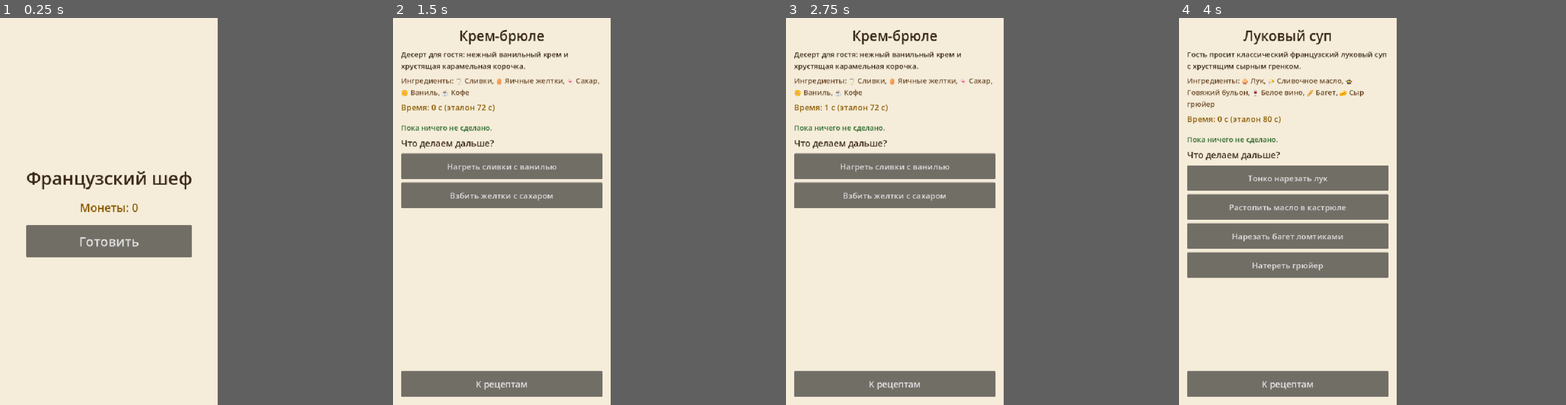
Above: before the commit, frames 1-4 (left to right).
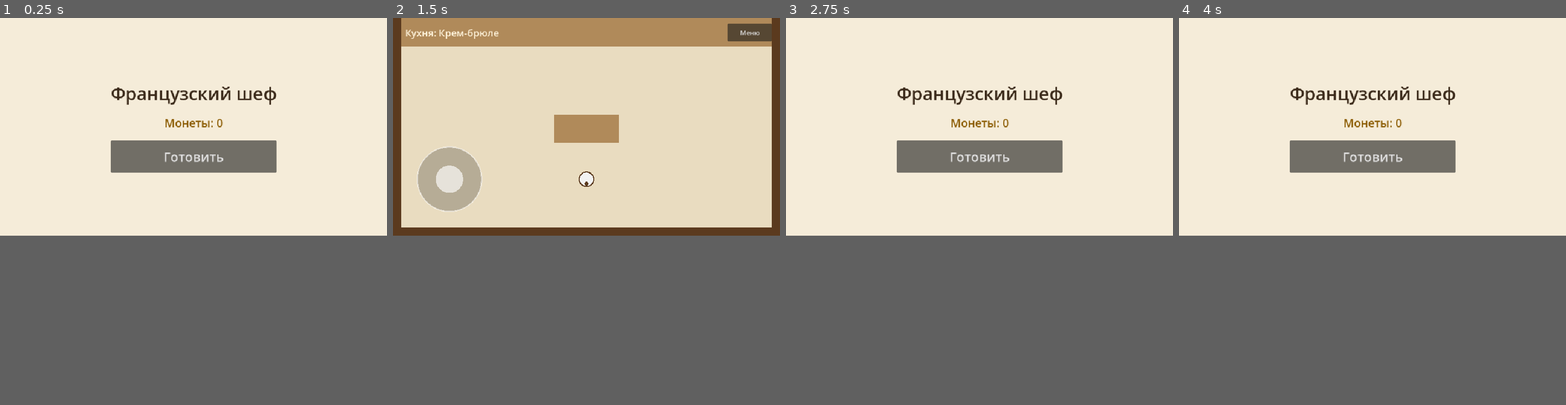
Above: after the commit, the same moments.

Repository: makedonski792-dot/Cheef-NAT
Game: Godot game, scene res://scenes/main_menu.tscn
Same seed, same stepped clock (60 frames per second), same inputs: the game is played once before the commit and once after it.
Inputs (mouse positions are in pixels of both pictures, inside the frame that each line leads up to):
- Up to frame 1 (0.25 s): no input
- Up to frame 2 (1.5 s): click "Готовить" at 0.5 s; click "Крем-брюле (награда от 45 мон…" at 1.25 s
- Up to frame 3 (2.75 s): click (987, 45) at 2 s, where only the run after the commit has a clickable "Меню"
- Up to frame 4 (4 s): click (1287, 385) at 2.75 s, where only the run before the commit has a clickable "К рецептам"; click (1287, 114) at 3.5 s, where only the run before the commit has a clickable "Луковый суп (награда от 40 мо…"
The window is 450x800 before the commit and 800x450 after it. Grey fills any space a smaller window leaves; there, only what the larger window draws over its background counts as a difference.

The runs differ from the first frame. In frame 1, 8.8% of the frame differs, in the area x 6-72%, y 17-62%; in frame 2, 39%, in the area x 0-100%, y 0-98%; in frame 3, 15%; in frame 4, 23%.

Commit message:
Кухня в стиле Overcooked: горизонтальный экран, повар, стены, экранный джойстик
Co-Authored-By: Claude Sonnet 5.5 <noreply@anthropic.com>

Diff:
--- a/project.godot
+++ b/project.godot
@@ -26,11 +26,11 @@
 
 [display]
 
-window/size/viewport_width=540
-window/size/viewport_height=960
+window/size/viewport_width=960
+window/size/viewport_height=540
 window/stretch/mode="canvas_items"
 window/stretch/aspect="expand"
-window/handheld/orientation=1
+window/handheld/orientation=0
 
 [rendering]
 
@@ -38,3 +38,8 @@
 textures/vram_compression/import_etc2_astc=true
 
 renderer/rendering_method="mobile"
+
+[input_devices]
+
+; Чтобы на Mac мышь работала как касание (проверка джойстика без телефона)
+pointing/emulate_touch_from_mouse=true
--- /dev/null
+++ b/scenes/kitchen.gd
@@ -0,0 +1,94 @@
+extends Node2D
+# Кухня, как в Overcooked: вид сверху, повар бегает между столами.
+# Размер кухни 960x540 (горизонтальный экран).
+
+const KITCHEN_SIZE := Vector2(960, 540)
+
+var chef: Chef
+var joystick: ScreenJoystick
+
+
+func _ready() -> void:
+	_build_floor_and_walls()
+
+	# Повар
+	chef = Chef.new()
+	chef.position = Vector2(480, 400)
+	chef.z_index = 10
+	add_child(chef)
+
+	_build_interface()
+
+
+# Пол, стены и столы. Всё, что рисуем как блок, ещё и не пускает повара.
+func _build_floor_and_walls() -> void:
+	# Огромный тёмный фон (виден, если экран шире кухни) и сам пол
+	_add_floor(Rect2(-2000, -2000, 5000, 5000), Color("2b2018"))
+	_add_floor(Rect2(Vector2.ZERO, KITCHEN_SIZE), Color("e9dcc0"))
+
+	var wall_color := Color("5b3a1e")
+	var counter_color := Color("b08a5a")
+	_add_block(Rect2(0, 0, 960, 70), counter_color)       # длинный стол у верхней стены
+	_add_block(Rect2(0, 520, 960, 20), wall_color)        # нижняя стена
+	_add_block(Rect2(0, 0, 20, 540), wall_color)          # левая стена
+	_add_block(Rect2(940, 0, 20, 540), wall_color)        # правая стена
+	_add_block(Rect2(400, 240, 160, 70), counter_color)   # остров посередине
+
+
+func _add_floor(rect: Rect2, color: Color) -> void:
+	var floor_rect := ColorRect.new()
+	floor_rect.position = rect.position
+	floor_rect.size = rect.size
+	floor_rect.color = color
+	add_child(floor_rect)
+
+
+# Блок с видимой картинкой и твёрдой коллизией
+func _add_block(rect: Rect2, color: Color) -> void:
+	var body := StaticBody2D.new()
+	body.position = rect.position
+	add_child(body)
+
+	var shape := CollisionShape2D.new()
+	var rectangle := RectangleShape2D.new()
+	rectangle.size = rect.size
+	shape.shape = rectangle
+	shape.position = rect.size / 2.0
+	body.add_child(shape)
+
+	var picture := ColorRect.new()
+	picture.size = rect.size
+	picture.color = color
+	body.add_child(picture)
+
+
+# Экранный слой: заголовок, кнопка «Меню», джойстик
+func _build_interface() -> void:
+	var layer := CanvasLayer.new()
+	add_child(layer)
+
+	var title := Label.new()
+	title.text = "Кухня: %s" % GameState.current_recipe.get("name", "свободная игра")
+	title.position = Vector2(30, 20)
+	title.add_theme_font_size_override("font_size", 24)
+	title.add_theme_color_override("font_color", Color("fff4dc"))
+	layer.add_child(title)
+
+	var menu_button := Button.new()
+	menu_button.text = "Меню"
+	menu_button.custom_minimum_size = Vector2(110, 44)
+	menu_button.anchor_left = 1.0
+	menu_button.anchor_right = 1.0
+	menu_button.offset_left = -130
+	menu_button.offset_right = -20
+	menu_button.offset_top = 14
+	menu_button.pressed.connect(_on_menu_pressed)
+	layer.add_child(menu_button)
+
+	joystick = ScreenJoystick.new()
+	layer.add_child(joystick)
+	chef.joystick = joystick
+
+
+func _on_menu_pressed() -> void:
+	get_tree().change_scene_to_file("res://scenes/main_menu.tscn")
--- /dev/null
+++ b/scenes/kitchen.tscn
@@ -0,0 +1,6 @@
+[gd_scene load_steps=2 format=3]
+
+[ext_resource type="Script" path="res://scenes/kitchen.gd" id="1"]
+
+[node name="Kitchen" type="Node2D"]
+script = ExtResource("1")
--- a/scenes/recipe_select.gd
+++ b/scenes/recipe_select.gd
@@ -56,7 +56,7 @@
 # Игрок выбрал рецепт: запоминаем и идём готовить
 func _on_recipe_pressed(recipe: Dictionary) -> void:
 	GameState.current_recipe = recipe
-	get_tree().change_scene_to_file("res://scenes/cooking.tscn")
+	get_tree().change_scene_to_file("res://scenes/kitchen.tscn")
 
 
 func _on_back_pressed() -> void:
--- /dev/null
+++ b/scripts/chef.gd
@@ -0,0 +1,41 @@
+class_name Chef
+extends CharacterBody2D
+# Повар. Двигается стрелками на клавиатуре (для проверки на Mac)
+# или экранным джойстиком (на телефоне). Стены его не пропускают.
+
+const SPEED := 240.0
+const RADIUS := 18.0
+
+# Джойстик подключает кухня
+var joystick: ScreenJoystick
+# Куда смотрит повар (понадобится, чтобы брать предметы перед собой)
+var facing := Vector2.DOWN
+
+
+func _ready() -> void:
+	# Круглая «коллизия» — граница, которой повар упирается в стены
+	var shape := CollisionShape2D.new()
+	var circle := CircleShape2D.new()
+	circle.radius = RADIUS
+	shape.shape = circle
+	add_child(shape)
+
+
+func _physics_process(_delta: float) -> void:
+	var direction := Input.get_vector("ui_left", "ui_right", "ui_up", "ui_down")
+	if joystick != null and joystick.value != Vector2.ZERO:
+		direction = joystick.value
+
+	velocity = direction * SPEED
+	move_and_slide()
+
+	if direction.length() > 0.1:
+		facing = direction.normalized()
+		queue_redraw()
+
+
+# Рисуем повара кодом: белый «китель» и тёмная точка, показывающая направление
+func _draw() -> void:
+	draw_circle(Vector2.ZERO, RADIUS, Color("f2f2f2"))
+	draw_arc(Vector2.ZERO, RADIUS, 0.0, TAU, 32, Color("5b3a1e"), 3.0)
+	draw_circle(facing * 11.0, 5.0, Color("5b3a1e"))
--- /dev/null
+++ b/scripts/screen_joystick.gd
@@ -0,0 +1,71 @@
+class_name ScreenJoystick
+extends Control
+# Экранный джойстик в левом нижнем углу. Понимает касания пальцем (несколько
+# пальцев одновременно: одним ведём повара, другим жмём кнопки).
+# Результат лежит в value: вектор длиной от 0 до 1 (куда и как сильно тянем).
+
+const RADIUS := 80.0       # радиус основания джойстика
+const KNOB_RADIUS := 34.0  # радиус «шарика»
+const DEAD_ZONE := 0.15    # маленькие отклонения игнорируем
+
+var value := Vector2.ZERO
+
+var _touch_index := -1     # номер пальца, который держит джойстик
+var _knob_offset := Vector2.ZERO
+
+
+func _ready() -> void:
+	# Прижимаем к левому нижнему углу, размер 240x240
+	anchor_left = 0.0
+	anchor_right = 0.0
+	anchor_top = 1.0
+	anchor_bottom = 1.0
+	offset_left = 20.0
+	offset_right = 260.0
+	offset_top = -260.0
+	offset_bottom = -20.0
+	# Сам джойстик не должен «съедать» нажатия на кнопки
+	mouse_filter = Control.MOUSE_FILTER_IGNORE
+
+
+func _input(event: InputEvent) -> void:
+	if event is InputEventScreenTouch:
+		if event.pressed and _touch_index == -1:
+			# Начинаем, только если палец лёг рядом с джойстиком
+			if event.position.distance_to(_center()) <= RADIUS * 1.6:
+				_touch_index = event.index
+				_update(event.position)
+		elif not event.pressed and event.index == _touch_index:
+			_release()
+	elif event is InputEventScreenDrag and event.index == _touch_index:
+		_update(event.position)
+
+
+# Центр джойстика в координатах экрана
+func _center() -> Vector2:
+	return get_global_rect().get_center()
+
+
+func _update(touch_position: Vector2) -> void:
+	var offset: Vector2 = touch_position - _center()
+	if offset.length() > RADIUS:
+		offset = offset.normalized() * RADIUS
+	_knob_offset = offset
+	value = offset / RADIUS
+	if value.length() < DEAD_ZONE:
+		value = Vector2.ZERO
+	queue_redraw()
+
+
+func _release() -> void:
+	_touch_index = -1
+	_knob_offset = Vector2.ZERO
+	value = Vector2.ZERO
+	queue_redraw()
+
+
+func _draw() -> void:
+	var c := size / 2.0
+	draw_circle(c, RADIUS, Color(0, 0, 0, 0.22))
+	draw_arc(c, RADIUS, 0.0, TAU, 48, Color(1, 1, 1, 0.5), 3.0)
+	draw_circle(c + _knob_offset, KNOB_RADIUS, Color(1, 1, 1, 0.65))
--- /dev/null
+++ b/tests/test_kitchen.gd
@@ -0,0 +1,52 @@
+extends SceneTree
+# Проверка кухни без окна: повар двигается и не проходит сквозь стены.
+#   Godot --headless --path . --script tests/test_kitchen.gd
+
+var failures := 0
+
+
+func check(condition: bool, message: String) -> void:
+	if condition:
+		print("  ок: ", message)
+	else:
+		failures += 1
+		print("  ОШИБКА: ", message)
+
+
+# Держим джойстик в нужную сторону заданное число физических кадров
+func hold(kitchen: Node2D, direction: Vector2, frames: int) -> void:
+	kitchen.joystick.value = direction
+	for i in frames:
+		await physics_frame
+	kitchen.joystick.value = Vector2.ZERO
+
+
+func _init() -> void:
+	await process_frame
+	var kitchen: Node2D = load("res://scenes/kitchen.tscn").instantiate()
+	root.add_child(kitchen)
+	await physics_frame
+	await physics_frame
+
+	var start: Vector2 = kitchen.chef.position
+	await hold(kitchen, Vector2.RIGHT, 30)
+	check(kitchen.chef.position.x > start.x + 50, "повар бежит вправо (x: %d -> %d)" % [start.x, kitchen.chef.position.x])
+
+	await hold(kitchen, Vector2.DOWN, 120)
+	check(kitchen.chef.position.y < 520, "нижняя стена не пускает (y = %d)" % kitchen.chef.position.y)
+
+	await hold(kitchen, Vector2.RIGHT, 200)
+	check(kitchen.chef.position.x < 940, "правая стена не пускает (x = %d)" % kitchen.chef.position.x)
+
+	await hold(kitchen, Vector2.UP, 200)
+	check(kitchen.chef.position.y > 70, "верхний стол не пускает (y = %d)" % kitchen.chef.position.y)
+
+	# Остров посередине: едем на него сверху вниз с левой стороны острова
+	kitchen.chef.position = Vector2(480, 200)
+	await physics_frame
+	await hold(kitchen, Vector2.DOWN, 60)
+	check(kitchen.chef.position.y < 240, "остров не пускает (y = %d)" % kitchen.chef.position.y)
+
+	print("")
+	print("ВСЕ ТЕСТЫ ПРОШЛИ" if failures == 0 else "ПРОВАЛЕНО ТЕСТОВ: %d" % failures)
+	quit(failures)
Not shown, added: scenes/kitchen.gd.uid
Not shown, added: scripts/chef.gd.uid
Not shown, added: scripts/screen_joystick.gd.uid
Not shown, added: tests/test_kitchen.gd.uid
Not shown, changed: README.md
